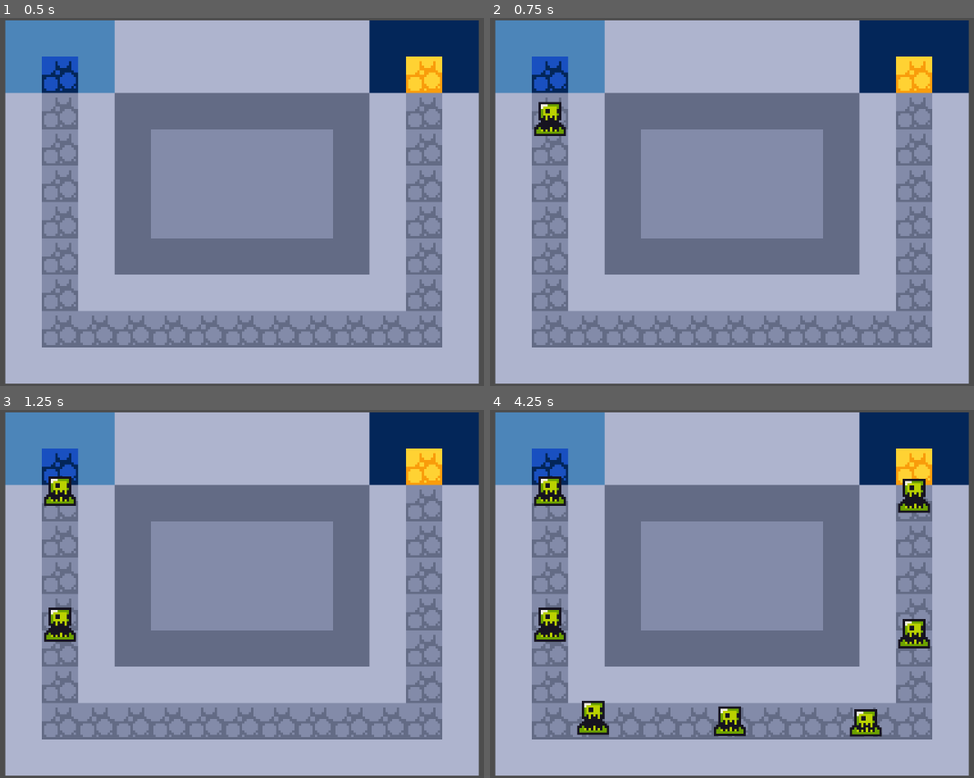
Above: before the commit, frames 1-4 (two rows, left to right).
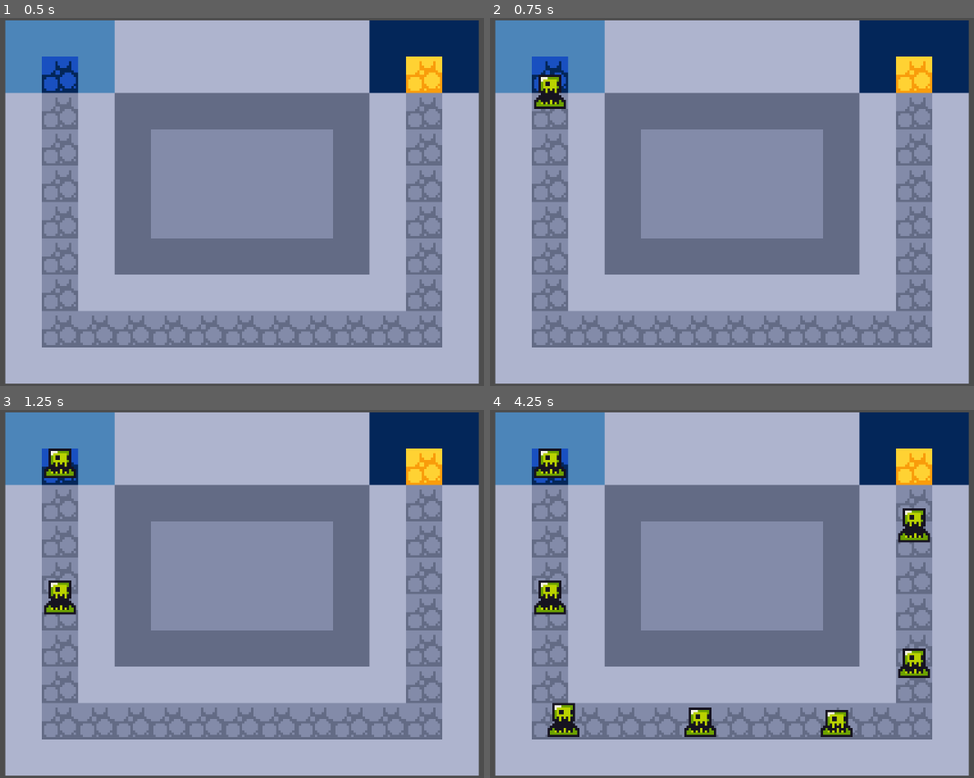
Above: after the commit, the same moments.

Repository: naeemexe/rush
Game: Godot game, scene res://scenes/game.tscn
The game is run twice, just before and just after one commit, with the same random seed, the same clock (stepped at 60 frames per second) and the same inputs.
Inputs:
- Up to frame 1 (0.5 s): no input
- Up to frame 2 (0.75 s): tap Enter at 0.5 s
- Up to frame 3 (1.25 s): no input
- Up to frame 4 (4.25 s): no input

Frame 1 is identical in both runs. In frame 2, 0.9% of the frame differs, in the area x 8-16%, y 15-33%; in frame 3, 1.7%; in frame 4, 6.1%, in the area x 8-92%, y 10-89%.

Commit message:
slime positioning

Diff:
--- a/scenes/game.tscn
+++ b/scenes/game.tscn
@@ -138,7 +138,7 @@
 
 [sub_resource type="Curve2D" id="Curve2D_p57ef"]
 _data = {
-"points": PackedVector2Array(0, 0, 0, 0, 24, 24, 0, 0, 0, 0, 24, 130, 0, 0, 0, 0, 184, 131, 0, 0, 0, 0, 184, 27)
+"points": PackedVector2Array(0, 0, 0, 0, 24, 24, 0, 0, 0, 0, 24, 143, 0, 0, 0, 0, 184, 143, 0, 0, 0, 0, 184, 27)
 }
 point_count = 4
 
--- a/scenes/slime.tscn
+++ b/scenes/slime.tscn
@@ -47,6 +47,7 @@
 
 [node name="AnimatedSprite2D" type="AnimatedSprite2D" parent="." unique_id=1756352355]
 z_index = 5
+position = Vector2(0, -12)
 sprite_frames = SubResource("SpriteFrames_fd6lc")
 autoplay = "default"
 frame_progress = 0.8638415
